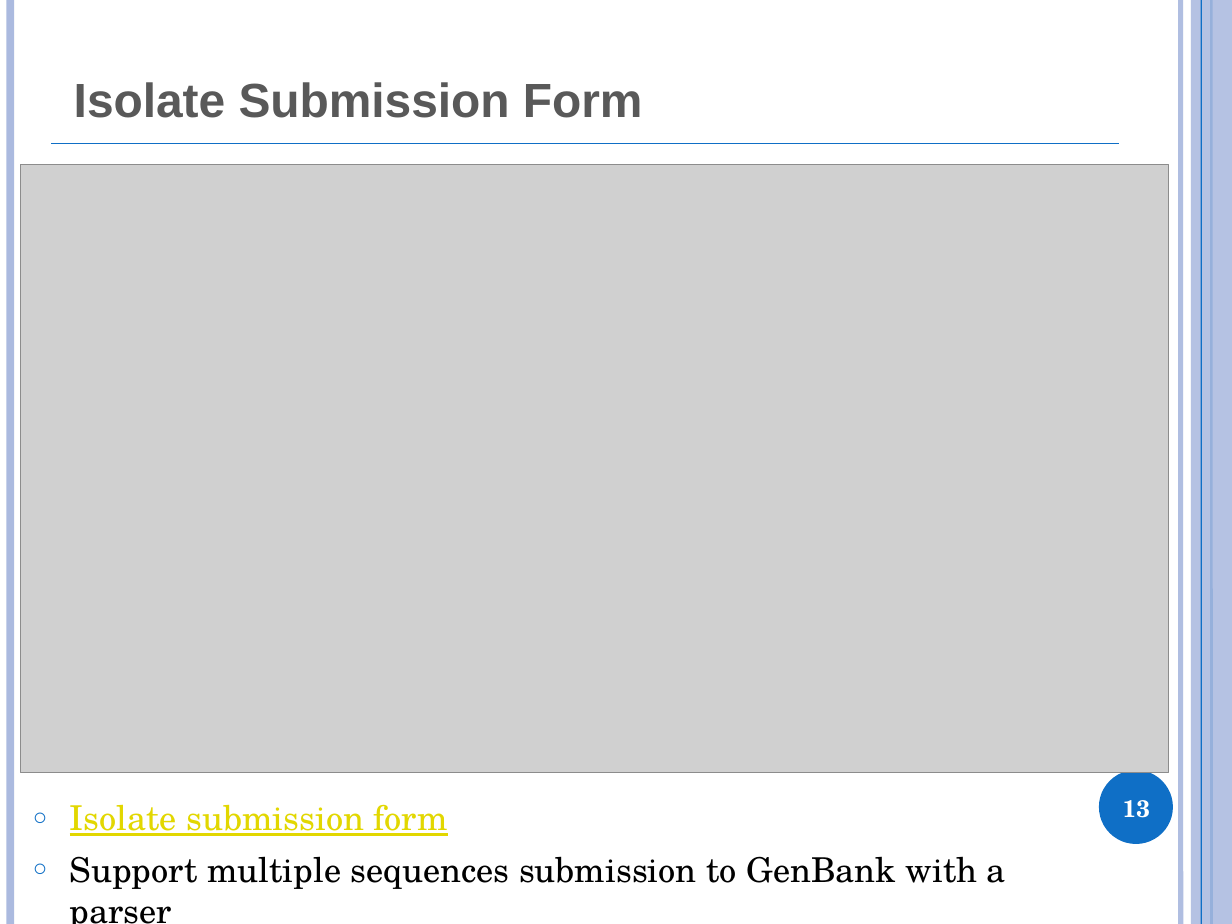
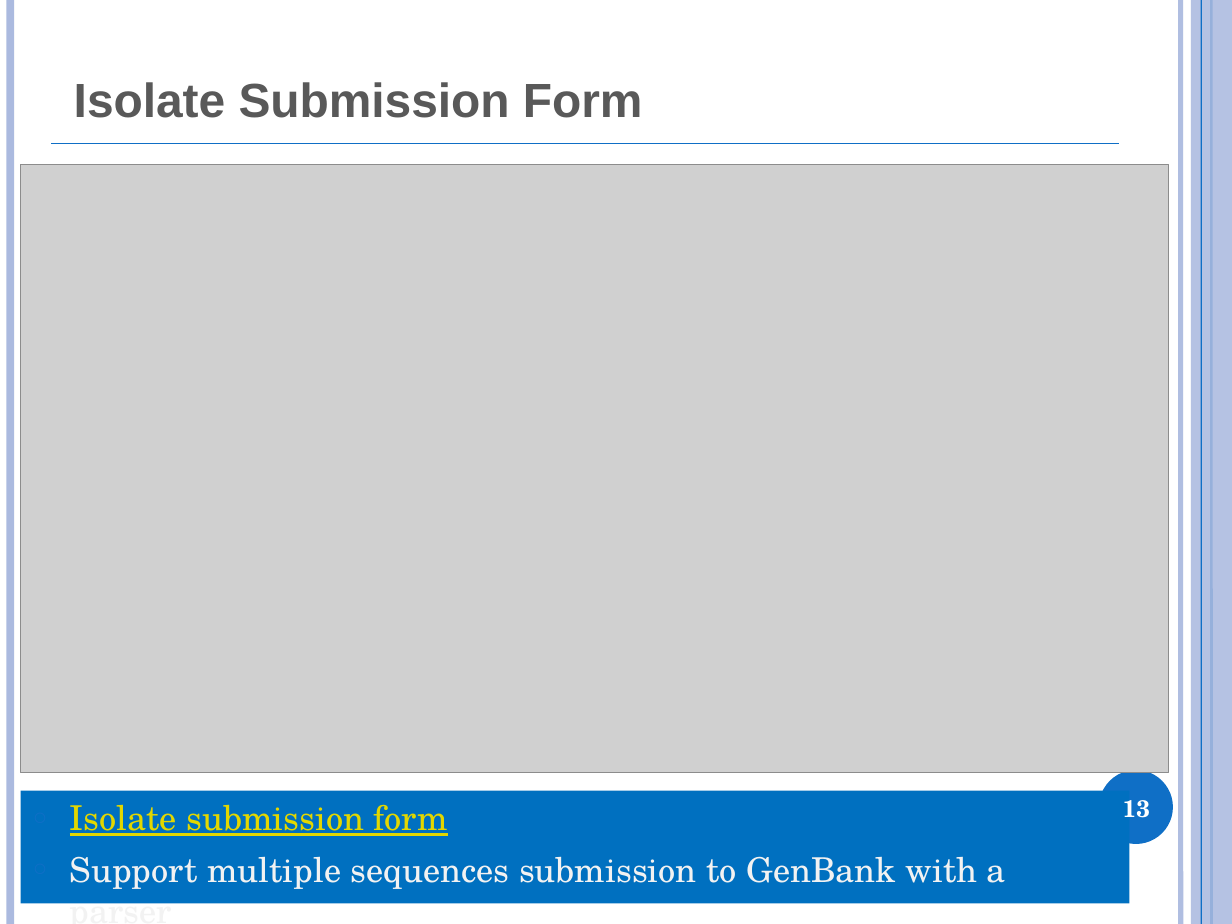
Before and after one commit to obi-ontology/obi-legacy-svn, a slide deck: slide 13 of trunk/docs/presentations/OBI tutorial July 2011 ICBO/EuPathDB.pptx. Drawn at 1232x924 pixels with LibreOffice and Linux fonts; fonts in the diff are those of the drawing; grey boxes stand for pictures. Boxes give left, top, right and bottom in pixels: in the first picture for what was removed or moved away, otherwise in the second. Text is boxed around its words. In the diff, an @@ line names an element or a change of style, - is before the commit and + after.

```diff
--- a/trunk/docs/presentations/OBI tutorial July 2011 ICBO/EuPathDB.pptx
+++ b/trunk/docs/presentations/OBI tutorial July 2011 ICBO/EuPathDB.pptx
@@ text "Isolate submission form": place and size @@
-text "Isolate submission form" at bbox=[70, 804, 1006, 889]
+text "Isolate submission form" at bbox=[21, 791, 1130, 904]
@@ text "Isolate submission form" at bbox=[21, 791, 1130, 904]: fill none to #0070C0 @@
@@ text at bbox=[70, 856, 1006, 904]: text colour #000000 to #F2F2F2 in "Support multiple sequences submission to GenBank with ..." @@
```
Also in this commit, not shown: 2 other slides changed, 1 slide added, 4 slides removed.
